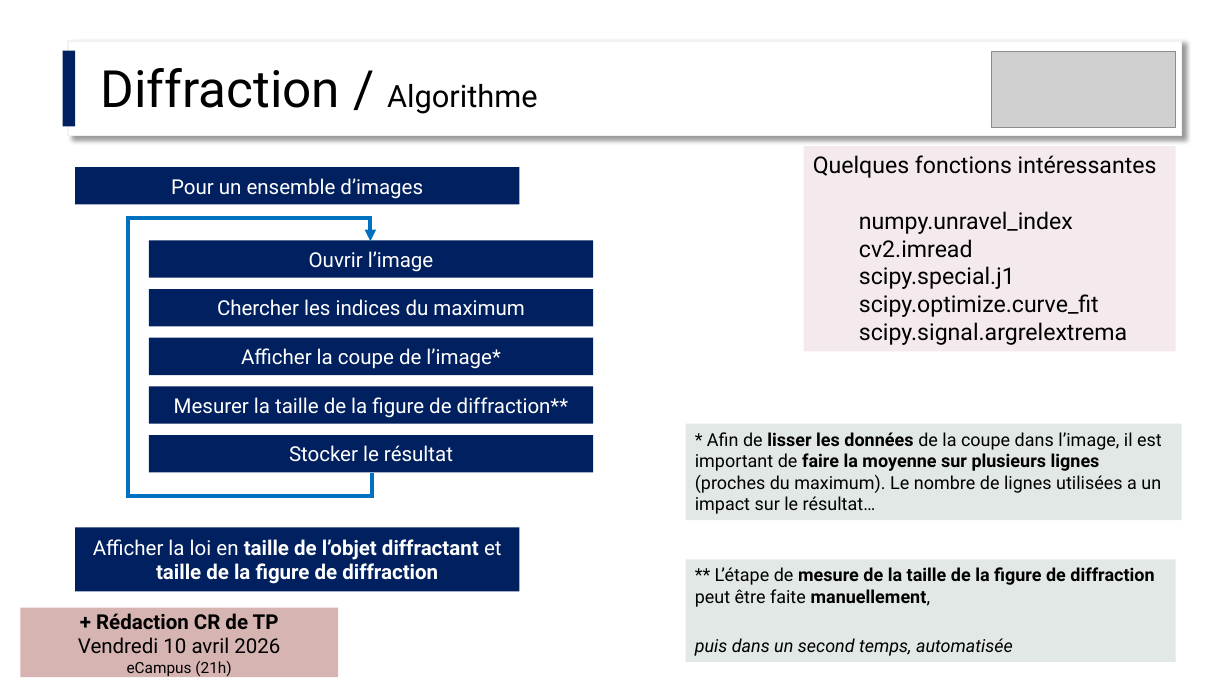
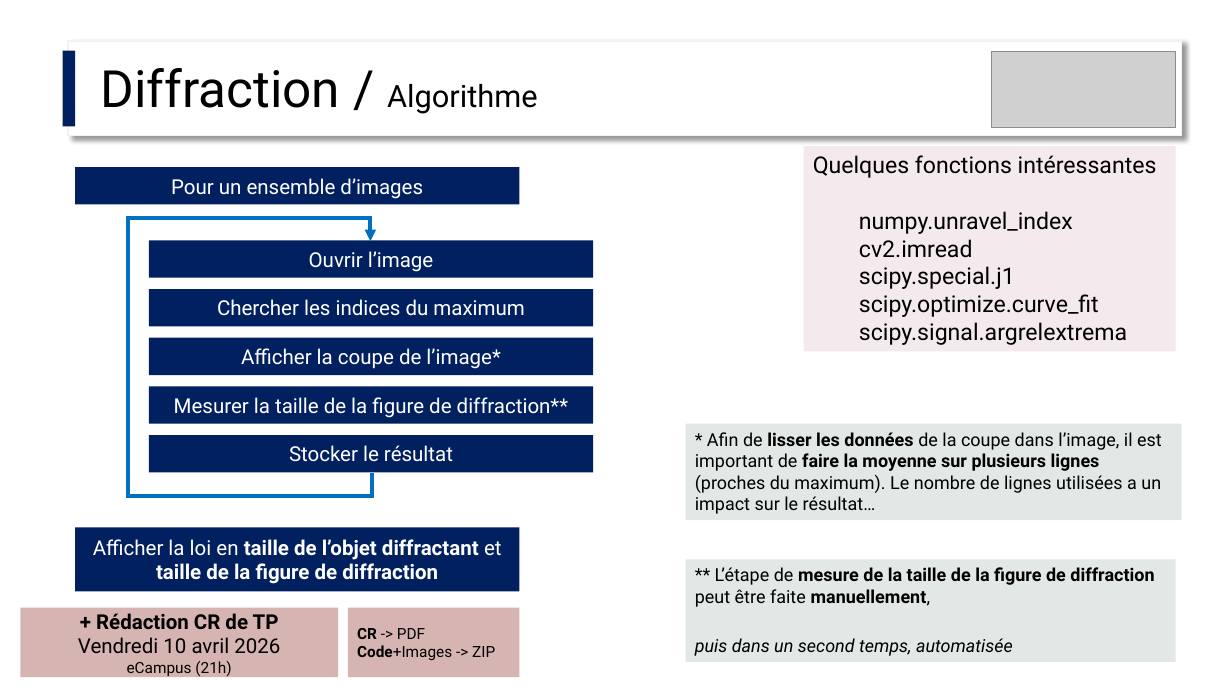
Before and after one commit to IOGS-Digital-Methods/semester-6, a slide deck: slide 10 of ONIP-FISA/Diffraction/ONIP-2_Diffraction.pptx. Drawn at 1232x693 pixels with LibreOffice and Linux fonts; fonts in the diff are those of the drawing; grey boxes stand for pictures. Boxes give left, top, right and bottom in pixels: in the first picture for what was removed or moved away, otherwise in the second. Text is boxed around its words. In the diff, an @@ line names an element or a change of style, - is before the commit and + after.

```diff
--- a/ONIP-FISA/Diffraction/ONIP-2_Diffraction.pptx
+++ b/ONIP-FISA/Diffraction/ONIP-2_Diffraction.pptx
@@ rectangle added at (x1=348, y1=608, x2=519, y2=678), fill #D6B4B2, 12 pt, text #000000 @@
+CR -> PDF
+Code+Images -> ZIP
```
Also in this commit, not shown: 2 other slides changed, 1 other file.
